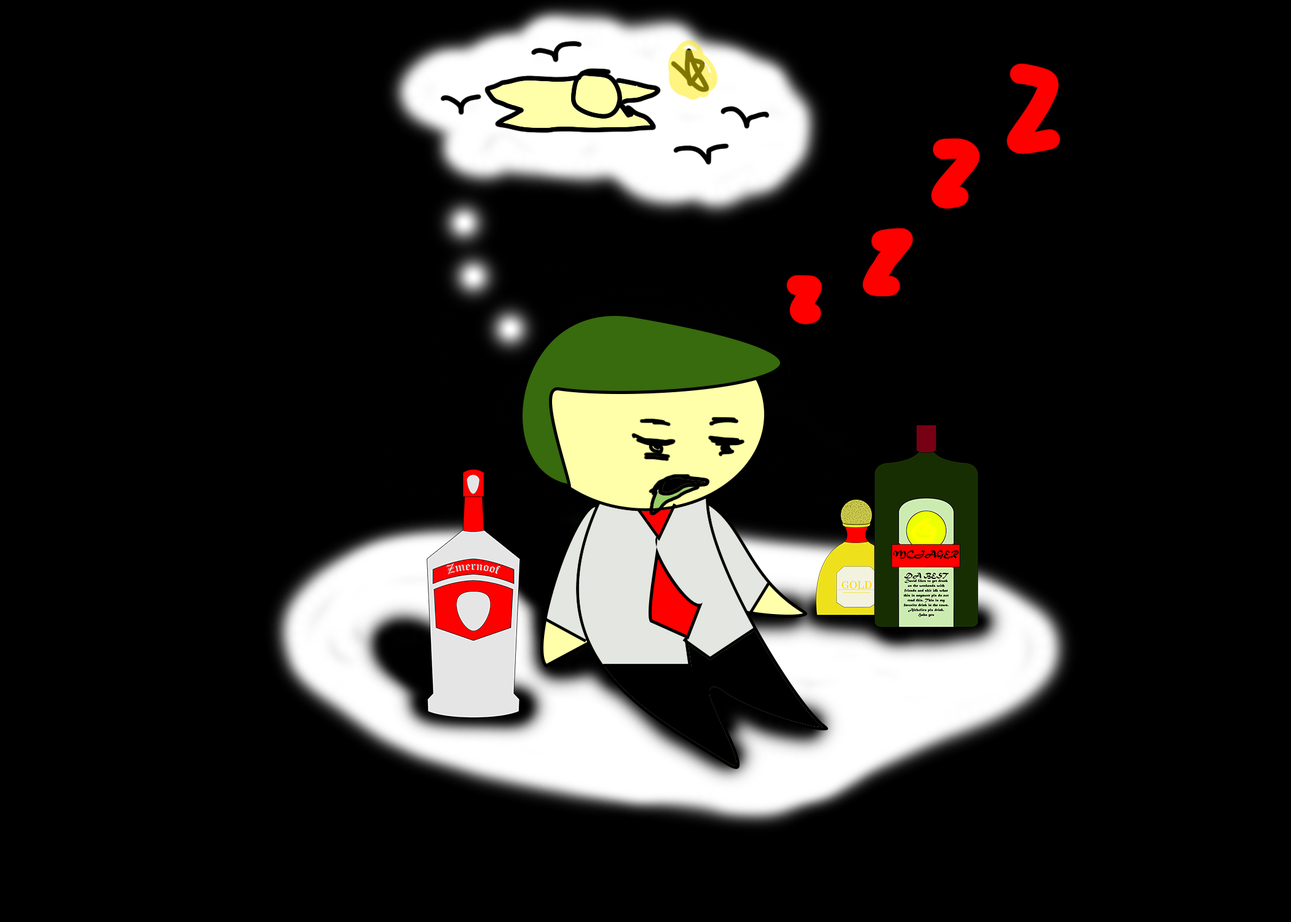
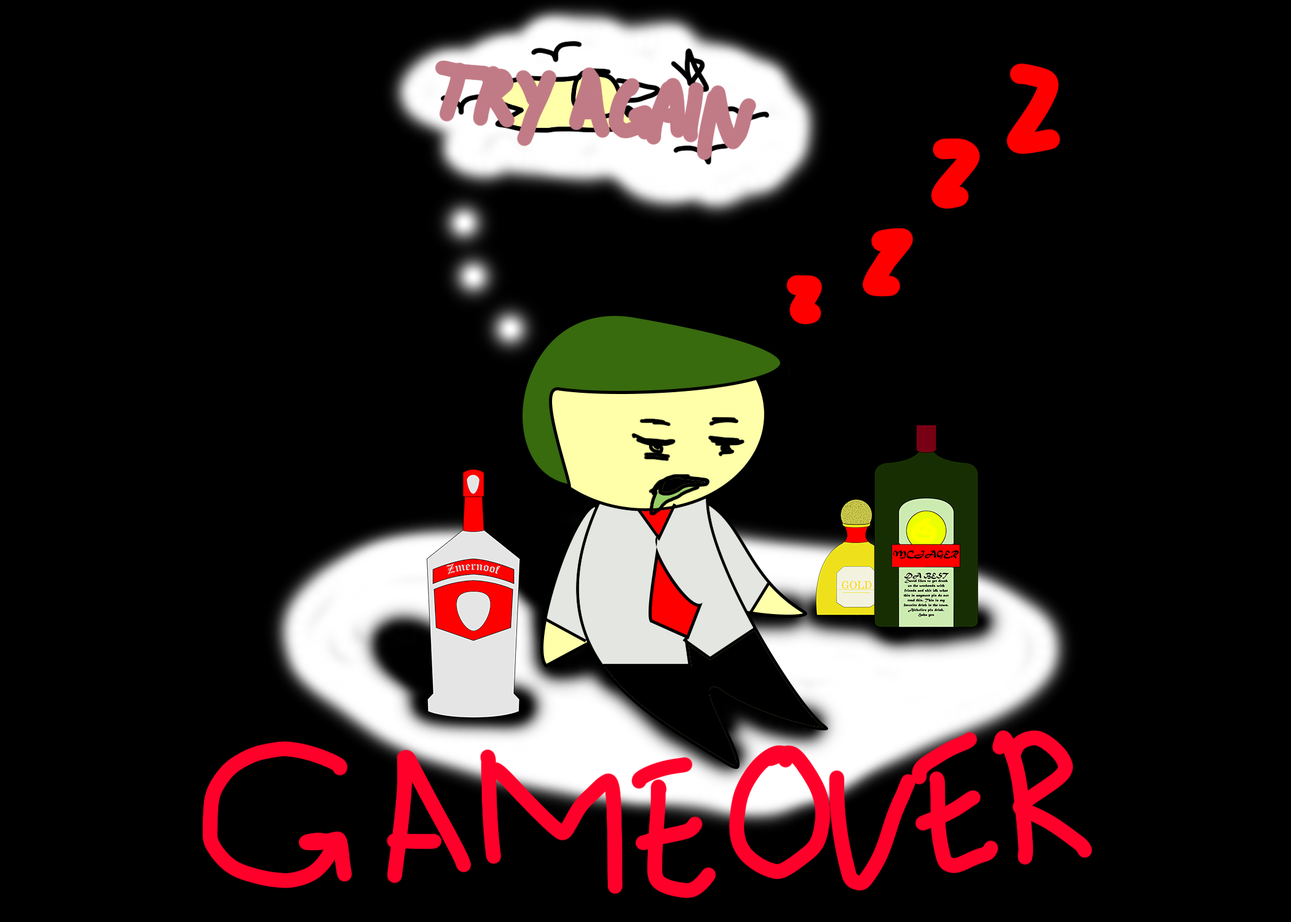
Before/after of a 1291×922 layered artwork. What changed in the layer stack:
painted on "Layer 1" over [202, 39, 1093, 900]
